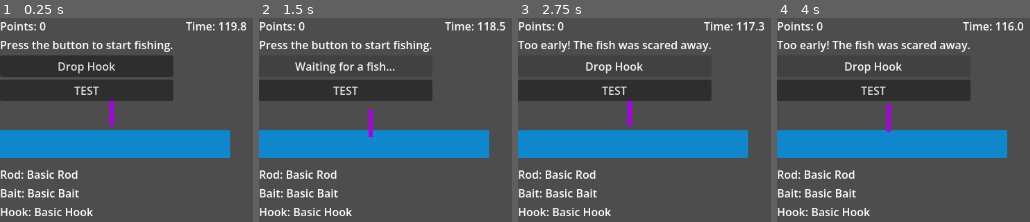
Above: before the commit, frames 1-4 (left to right).
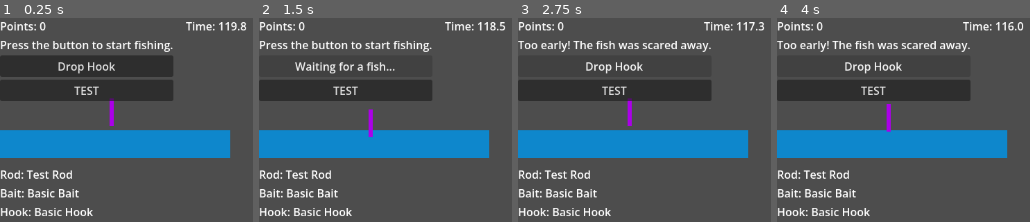
Above: after the commit, the same moments.

Repository: fehudma/godot_projects
Game: Godot game, scene res://Scenes/Main.tscn
Same seed, same stepped clock (60 frames per second), same inputs: the game is played once before the commit and once after it.
Inputs:
- Up to frame 1 (0.25 s): no input
- Up to frame 2 (1.5 s): click "TEST" at 0.5 s; click "Drop Hook" at 1.25 s
- Up to frame 3 (2.75 s): click "Waiting for a fish..." at 2 s
- Up to frame 4 (4 s): click "Drop Hook" at 2.75 s; click "Waiting for a fish..." at 3.5 s

The runs differ from the first frame. In frame 1, 0.6% of the frame differs, in the area x 10-31%, y 74-79%; in frame 2, 0.6%; in frame 3, 0.6%; in frame 4, 0.6%.

Commit message:
equipment can be selected from the player’s owned items

Diff:
--- a/Scenes/main.gd
+++ b/Scenes/main.gd
@@ -160,6 +160,8 @@
 
 	update_equipment_labels()
 
+	equip_rod(owned_rods[1])
+
 	session_timer.start()
 
 func _process(delta: float) -> void:
@@ -251,5 +253,3 @@
 	#print("Session timer started: ", session_timer.time_left)
 	print("***")
 	print(owned_rods.size())
-	print(owned_rods[1]["name"])
-	print(owned_rods[1]["catch_time_bonus"])
